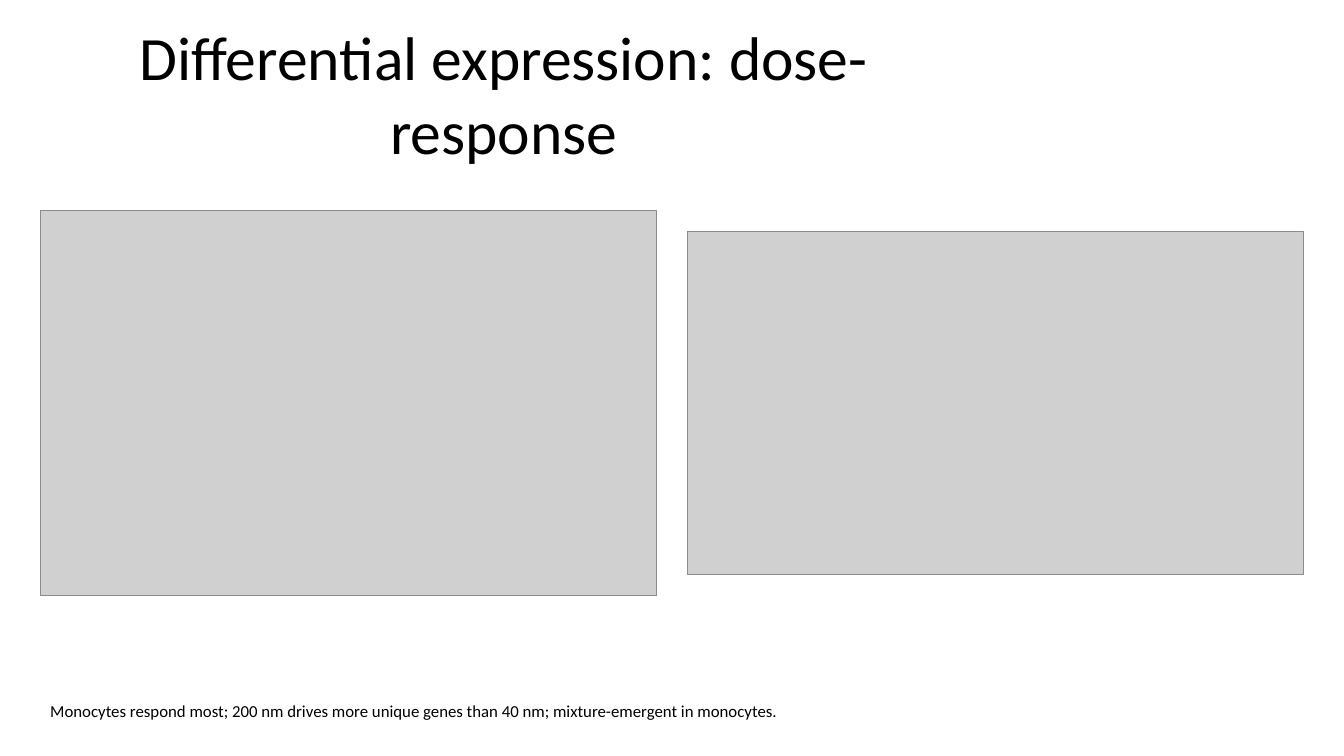
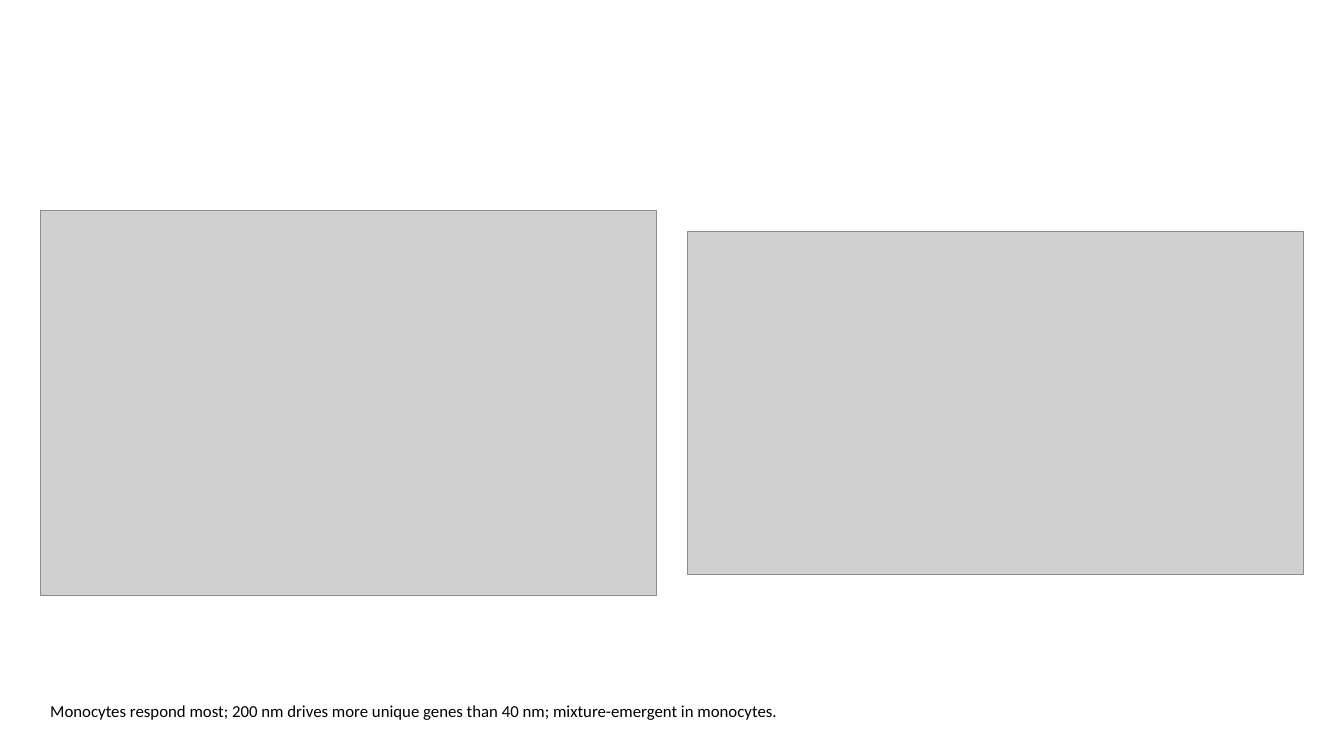
Before and after one commit to MegatronJeremy/ANOA-ANO, a slide deck: slide 9 of results/slides/GI_nanoplastic.pptx (slide 8 before the commit). Drawn at 1344x756 pixels with LibreOffice and Linux fonts; fonts in the diff are those of the drawing; grey boxes stand for pictures. Boxes give left, top, right and bottom in pixels: in the first picture for what was removed or moved away, otherwise in the second. Text is boxed around its words. In the diff, an @@ line names an element or a change of style, - is before the commit and + after.

```diff
--- a/results/slides/GI_nanoplastic.pptx
+++ b/results/slides/GI_nanoplastic.pptx
@@ title removed at [140, 37, 867, 164] @@
-Differential expression: dose-response
```
Also in this commit, not shown: 4 other slides changed, 8 slides added, 6 slides removed, 1 other file.
